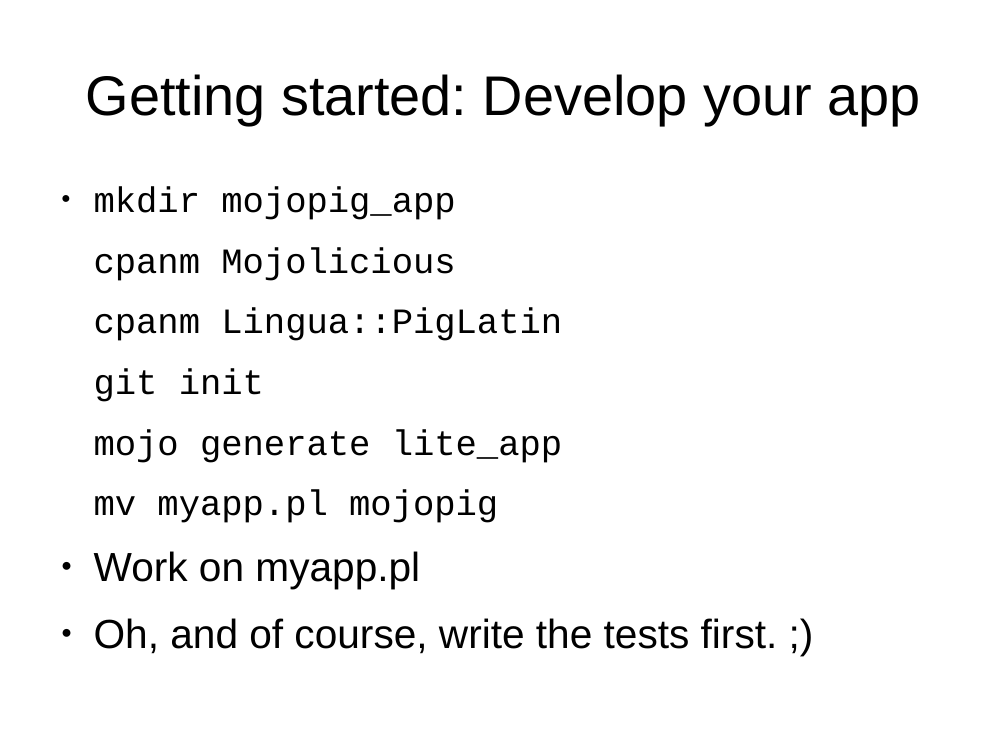
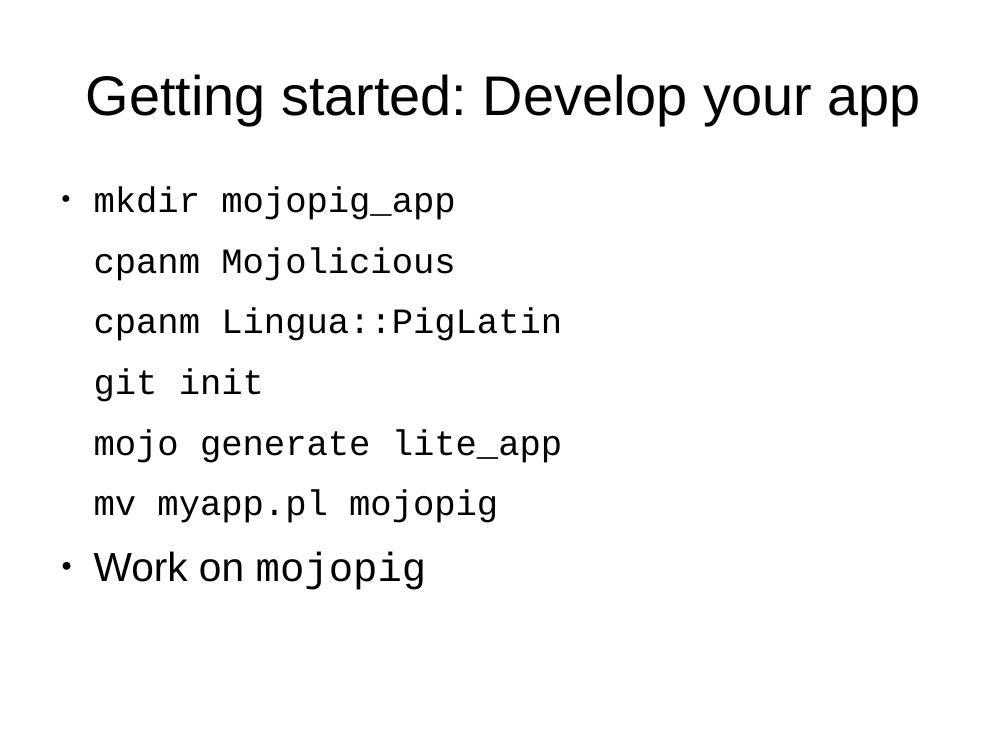
Before and after one commit to daoswald/CPAN-Power-Tools-Talk, a slide deck: slide 3 of PowerTools-II.odp. Drawn at 1008x756 pixels with LibreOffice and Linux fonts; fonts in the diff are those of the drawing. Boxes give left, top, right and bottom in pixels: in the first picture for what was removed or moved away, otherwise in the second. Text is boxed around its words. In the diff, an @@ line names an element or a change of style, - is before the commit and + after.

Commit message:
A few minor adjustments to the slides.

```diff
--- a/PowerTools-II.odp
+++ b/PowerTools-II.odp
@@ text at [94, 551, 427, 590]: text changed; font Arial to Courier New @@
-● Work on myapp.pl
-● Oh, and of course, write the tests first. ;)
+● Work on mojopig
```
Also in this commit, not shown: 1 other file.
